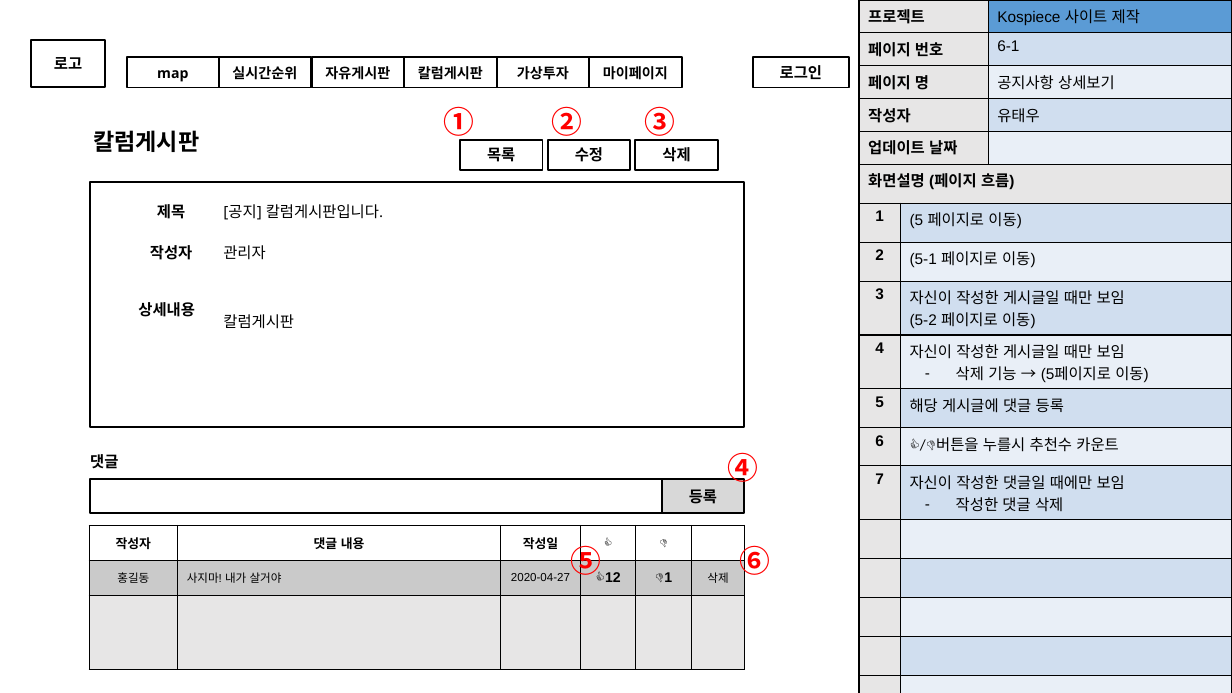
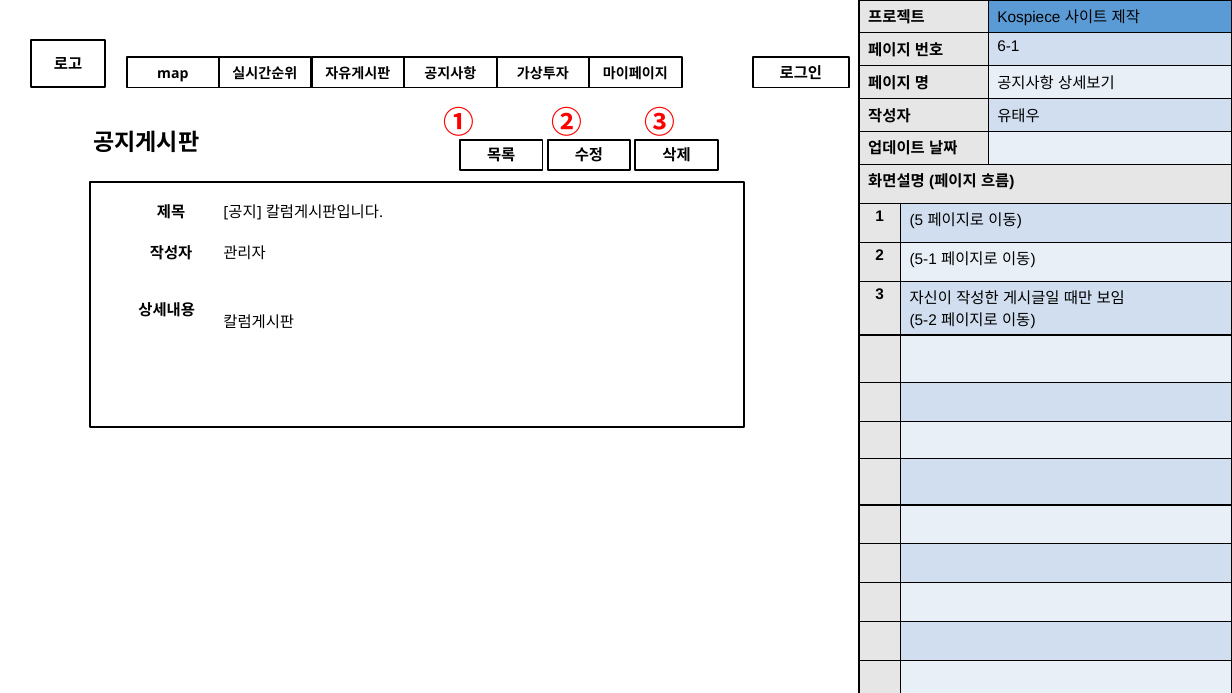
Before and after one commit to aa991102/kospiece, a slide deck: slide 34 of PersonalFolder/modeling/코스피스-스토리보드-통합.pptx. Drawn at 1232x693 pixels with LibreOffice and Linux fonts; fonts in the diff are those of the drawing. Boxes give left, top, right and bottom in pixels: in the first picture for what was removed or moved away, otherwise in the second. Text is boxed around its words. In the diff, an @@ line names an element or a change of style, - is before the commit and + after.

```diff
--- a/PersonalFolder/modeling/코스피스-스토리보드-통합.pptx
+++ b/PersonalFolder/modeling/코스피스-스토리보드-통합.pptx
@@ text in rectangle at (424,66,476,80): text changed @@
-칼럼게시판
+공지사항
@@ text at (93,130,199,152): text changed @@
-칼럼게시판
+공지게시판
@@ table at (860,165,1232,693) @@
-row 5: 4 | 자신이 작성한 게시글일 때만 보임 / 삭제 기능 → (5페이지로 이동)
-row 6: 5 | 해당 게시글에 댓글 등록
-row 7: 6 | 👍/👎버튼을 누를시 추천수 카운트
-row 8: 7 | 자신이 작성한 댓글일 때에만 보임 / 작성한 댓글 삭제
+row 10:  | 
+row 11:  | 
+row 12:  | 
+row 13:  | 
@@ text removed at (90,454,118,469) @@
-댓글
@@ text removed at (727,452,758,488) @@
-④
@@ rectangle removed at (90,480,662,514) @@
@@ rectangle removed at (662,480,744,514) @@
-등록
@@ table removed at (89,526,745,670), 5 rows, 6 columns @@
-작성자 | 댓글 내용 | 작성일 | 👍 | 👎 | 
-홍길동 | 사지마! 내가 살거야 | 2020-04-27 | 👍12 | 👎1 | 삭제
- |  |  |  |  | 
- |  |  |  |  | 
- |  |  |  |  | 
@@ text removed at (570,541,601,581) @@
-⑤
@@ text removed at (740,541,771,581) @@
-⑥
```
Also in this commit, not shown: 11 other slides changed, 8 other files.
